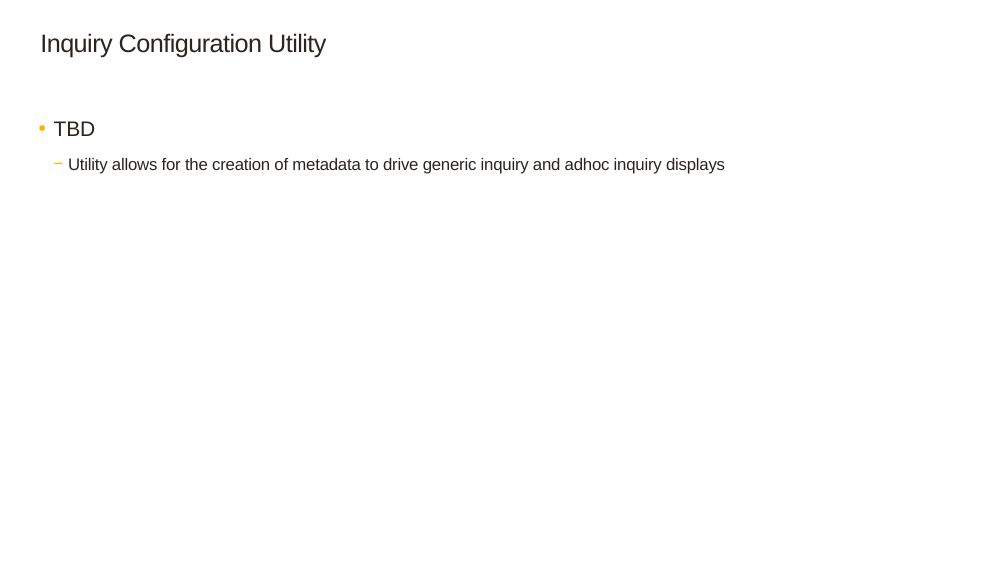
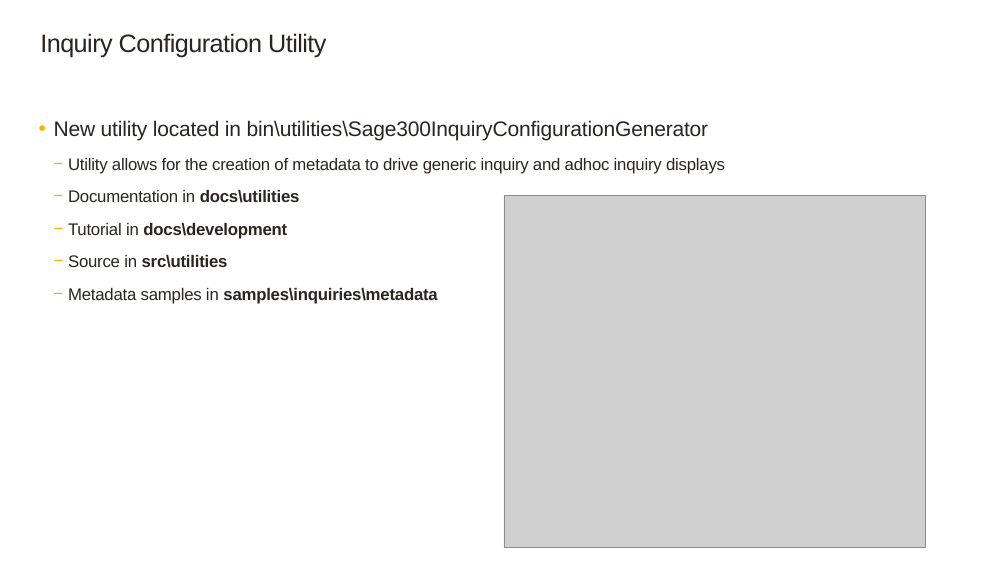
Before and after one commit to SageNADev/Sage300-SDK, a slide deck: slide 7 of docs/presentations/Sage300SDK_20191WebSDKOverview.pptx. Drawn at 1008x567 pixels with LibreOffice and Linux fonts; fonts in the diff are those of the drawing; grey boxes stand for pictures; background and template pictures are left out. Boxes give left, top, right and bottom in pixels: in the first picture for what was removed or moved away, otherwise in the second. Text is boxed around its words. In the diff, an @@ line names an element or a change of style, - is before the commit and + after.

```diff
--- a/docs/presentations/Sage300SDK_20191WebSDKOverview.pptx
+++ b/docs/presentations/Sage300SDK_20191WebSDKOverview.pptx
@@ text at box(54, 120, 709, 141): text changed @@
-  • TBD
+  • New utility located in bin\utilities\Sage300InquiryConfigurationGenerator
@@ text at box(68, 190, 437, 304): paragraphs added @@
+    − Documentation in docs\utilities
+    − Tutorial in docs\development
+    − Source in src\utilities
+    − Metadata samples in samples\inquiries\metadata
@@ picture added at box(504, 196, 926, 547) @@
```
Also in this commit, not shown: 8 other slides changed.
